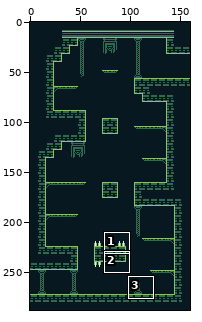
Two versions of one sprite sheet, Wizard_ProjectFile/assets/backgrounds/LevelC_1-5.png. Above: a wide view before the commit, with the close-up outlined.
Close-up. Before:
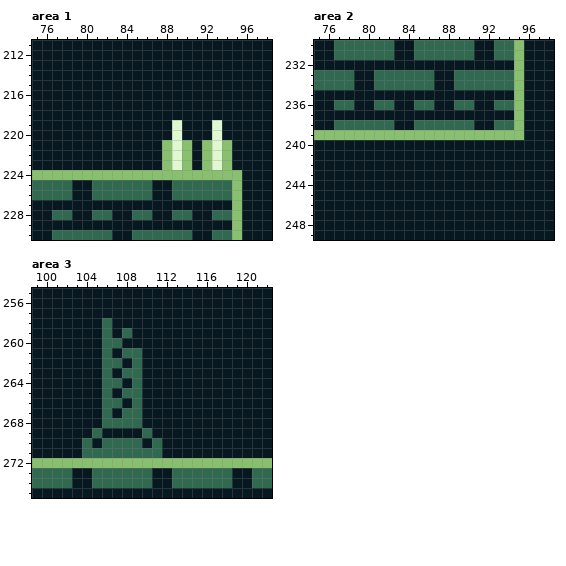
The file is 160x288 pixels. Shown: area 1: x 75..98, y 211..230; area 2: x 75..98, y 230..249; area 3: x 99..122, y 255..275. The commit also changed other parts of the picture, which this record leaves out.
The result:
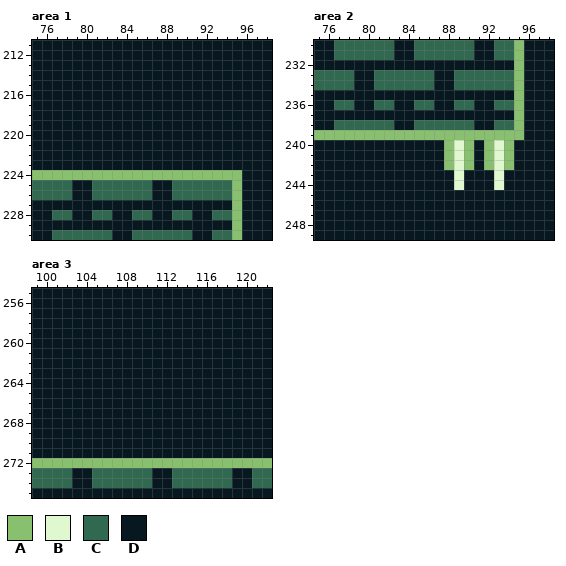
Palette (. is transparent): A #88c070  B #e0f8d0  C #306850  D #081820
Edits made:
--- area 1
@@ x 86..96 @@
 218 DDDDDDDDDDD
-219 DDDBDDDBDDD
-220 DDDBDDDBDDD
-221 DDABADABADD
-222 DDABADABADD
-223 DDABADABADD
+219 DDDDDDDDDDD
+220 DDDDDDDDDDD
+221 DDDDDDDDDDD
+222 DDDDDDDDDDD
+223 DDDDDDDDDDD
 224 AAAAAAAAAAD
--- area 2
@@ x 86..96 @@
 239 AAAAAAAAAAD
-240 DDDDDDDDDDD
-241 DDDDDDDDDDD
-242 DDDDDDDDDDD
-243 DDDDDDDDDDD
-244 DDDDDDDDDDD
+240 DDABADABADD
+241 DDABADABADD
+242 DDABADABADD
+243 DDDBDDDBDDD
+244 DDDBDDDBDDD
 245 DDDDDDDDDDD
--- area 3
@@ x 102..113 @@
 257 DDDDDDDDDDDD
-258 DDDDCDDDDDDD
-259 DDDDCDCDDDDD
-260 DDDDCCDDDDDD
-261 DDDDCDCCDDDD
-262 DDDDCCDCDDDD
-263 DDDDCDCCDDDD
-264 DDDDCCDCDDDD
-265 DDDDCDCCDDDD
-266 DDDDCCDCDDDD
-267 DDDDCDCCDDDD
-268 DDDDCCCCDDDD
-269 DDDCDDDDCDDD
-270 DDCDCCCCDCDD
-271 DDCCCCCCCCDD
+258 DDDDDDDDDDDD
+259 DDDDDDDDDDDD
+260 DDDDDDDDDDDD
+261 DDDDDDDDDDDD
+262 DDDDDDDDDDDD
+263 DDDDDDDDDDDD
+264 DDDDDDDDDDDD
+265 DDDDDDDDDDDD
+266 DDDDDDDDDDDD
+267 DDDDDDDDDDDD
+268 DDDDDDDDDDDD
+269 DDDDDDDDDDDD
+270 DDDDDDDDDDDD
+271 DDDDDDDDDDDD
 272 AAAAAAAAAAAA
